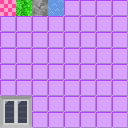
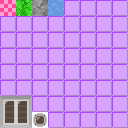
Comparing the layer stacks of the two 128 × 128 images. Changes:
added layer "Layer 8" above "Layer 7" over [33, 113, 47, 127]
painted on "Layer 0" over [32, 112, 48, 128]
